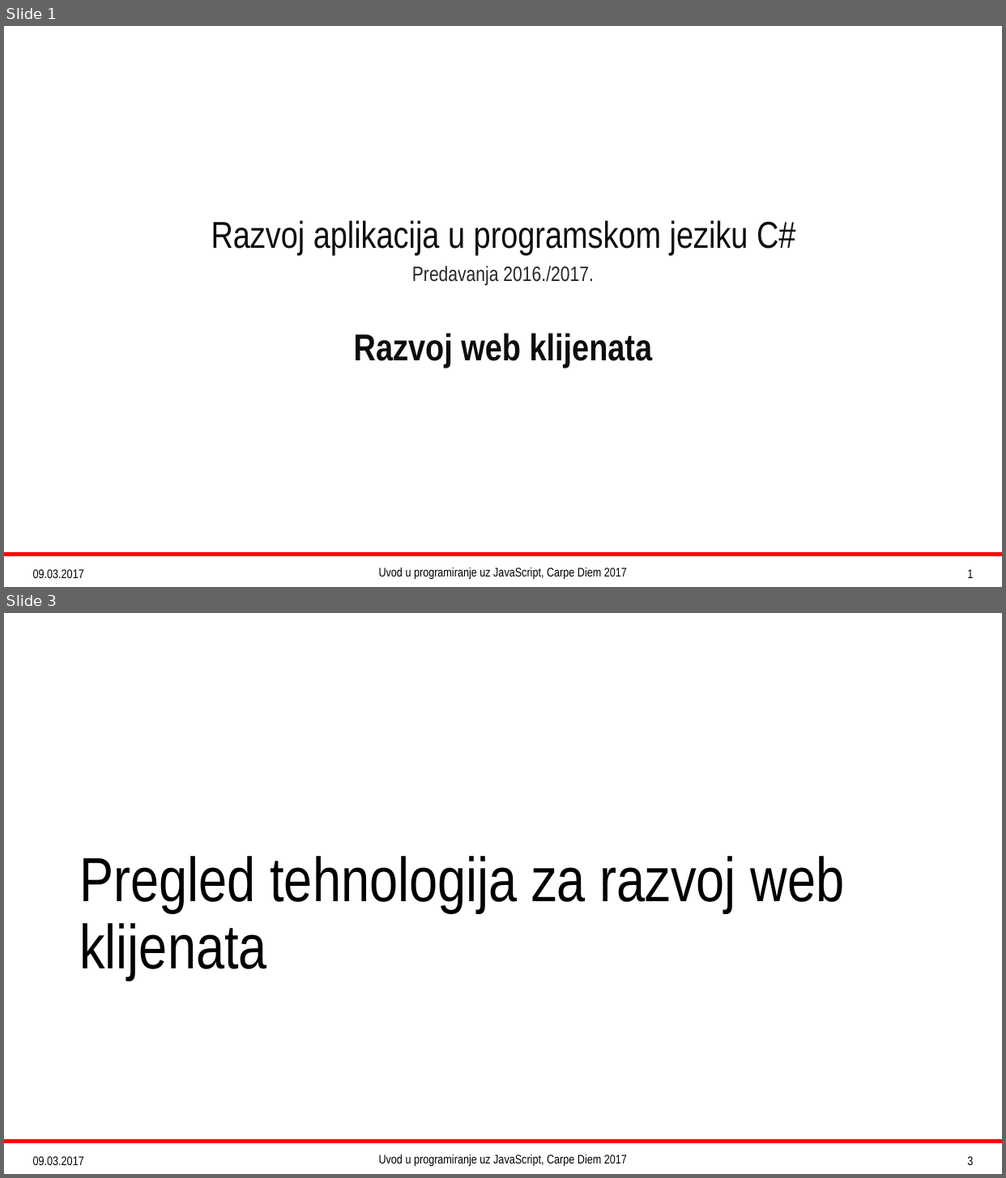
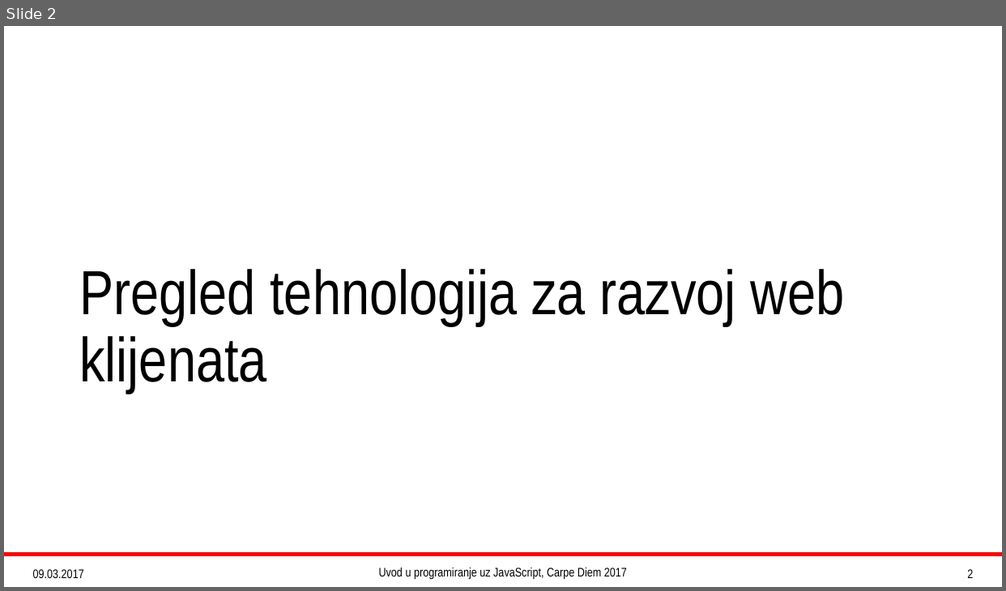
Before and after one commit to Fosna/cd-js-2017, a slide deck: JavaScriptTheBeginning.pptx. Shown one above the other, each under a label of ours: slides 1 and 3 before the commit, slide 2 after it; the slides between them are not shown. The pictures are 1006x1178 and 1006x591 pixels, drawn with LibreOffice and Linux fonts; fonts in the diff are those of the drawing. Boxes give left, top, right and bottom in pixels: in the first picture for what was removed or moved away, otherwise in the second. Text is boxed around its words. In the diff, an @@ line names an element or a change of style, - is before the commit and + after.

```diff
--- a/JavaScriptTheBeginning.pptx
+++ b/JavaScriptTheBeginning.pptx
@@ slide 1 removed at (4, 26, 1002, 587), background #FFFFFF; not listed: 1 template element that a slide beside it also shows @@
@@ text removed at (211, 220, 795, 255) @@
-Razvoj aplikacija u programskom jeziku C#
@@ text removed at (412, 266, 593, 285) @@
-Predavanja 2016./2017.
@@ subtitle removed at (354, 333, 653, 368) @@
-Razvoj web klijenata
@@ text removed at (33, 570, 84, 578) @@
-09.03.2017
@@ text removed at (379, 568, 627, 579) @@
-Uvod u programiranje uz JavaScript, Carpe Diem 2017
@@ page number removed at (967, 570, 973, 578) @@
-1
@@ what was slide 3 is now slide 2 @@
@@ page number at (967, 570, 973, 578): text changed @@
-3
+2
```
Also in this commit, not shown: 2 slides changed, 1 other slide removed.
